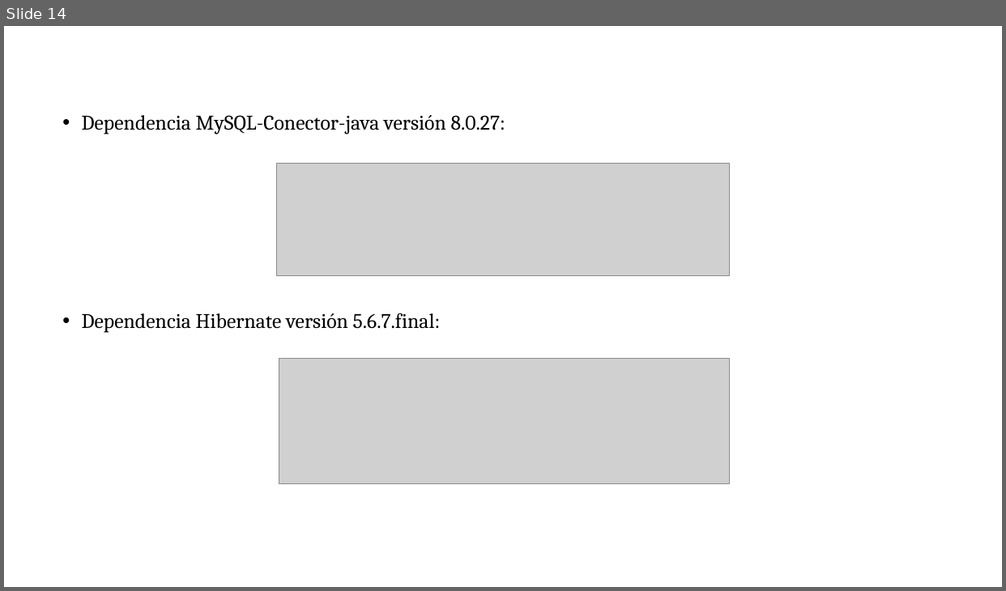
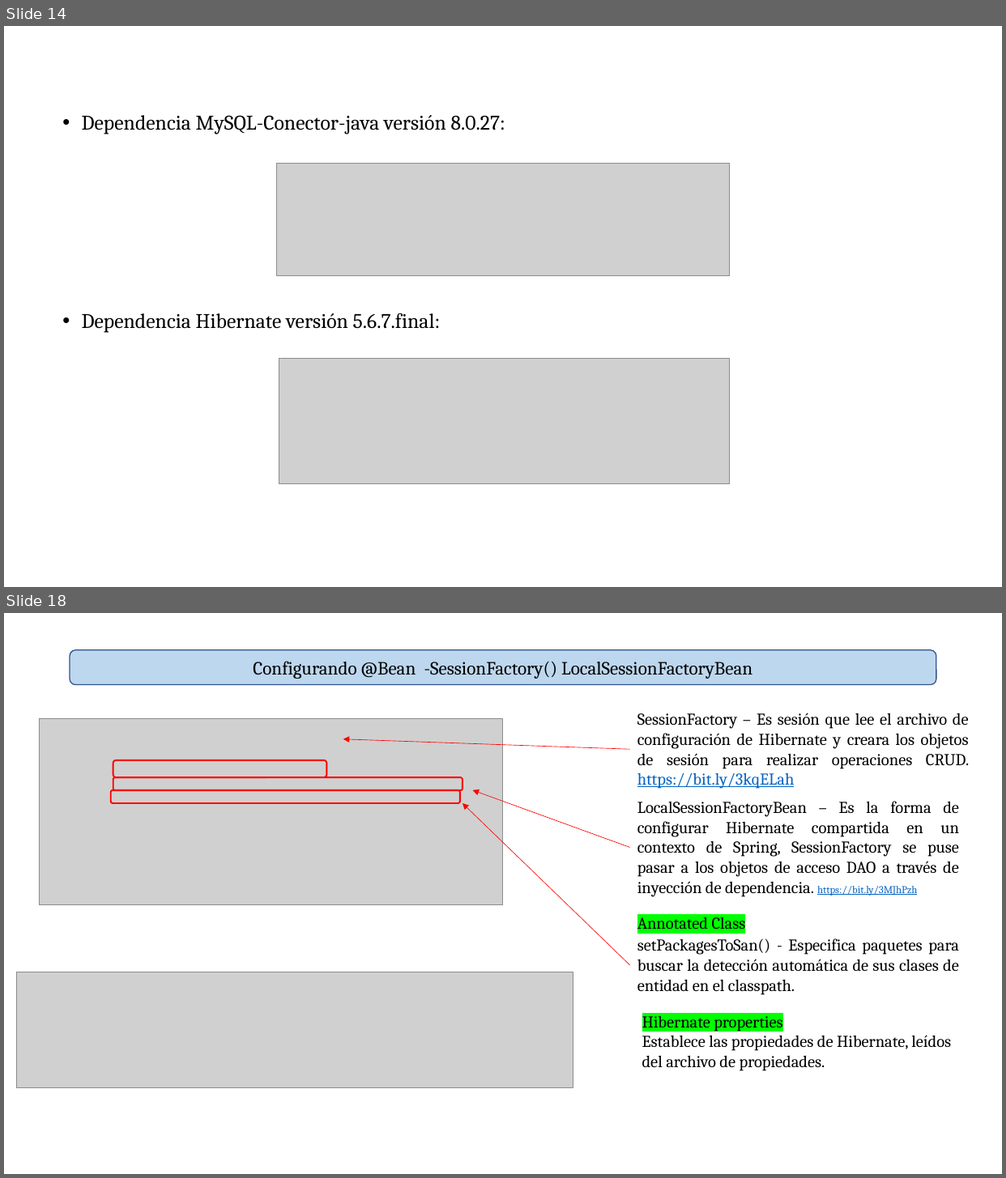
Before and after one commit to soycperez/persistencia-spring-framework, a slide deck: Persistencia con JDBC.pptx. Shown one above the other, each under a label of ours: slide 14 before the commit, slides 14 and 18 after it; the slides between them are not shown. The pictures are 1006x591 and 1006x1178 pixels, drawn with LibreOffice and Linux fonts; fonts in the diff are those of the drawing; grey boxes stand for pictures; background and template pictures are left out. Boxes give left, top, right and bottom in pixels: in the first picture for what was removed or moved away, otherwise in the second. Text is boxed around its words. In the diff, an @@ line names an element or a change of style, - is before the commit and + after.

Commit message:
Modificacion teorica sobre clases Hibernate

```diff
--- a/Persistencia con JDBC.pptx
+++ b/Persistencia con JDBC.pptx
@@ slide 18 added at (4,613,1002,1174), background picture (left out) @@
@@ rounded rectangle added at (70,650,937,685), fill #BDD7EE, outline #325491 1 pt, 18 pt, text #000000 @@
+Configurando @Bean -SessionFactory() LocalSessionFactoryBean
@@ picture added at (39,719,503,905) @@
@@ text added at (637,713,969,789), 16 pt, text #000000 @@
+SessionFactory – Es sesión que lee el archivo de configuración de Hibernate y creara los objetos de sesión para realizar operaciones CRUD. https://bit.ly/3kqELah
@@ arrow added from (630, 749) to (343, 739), #FF0000 0.5 pt @@
@@ rounded rectangle added at (113,760,326,777), outline #FF0000 1.5 pt @@
@@ rounded rectangle added at (113,777,463,790), outline #FF0000 1.5 pt @@
@@ rounded rectangle added at (111,790,461,803), outline #FF0000 1.5 pt @@
@@ arrow added from (630, 965) to (462, 803), #FF0000 0.5 pt @@
@@ arrow added from (630, 847) to (473, 790), #FF0000 0.5 pt @@
@@ text added at (637,801,959,897), 16 pt, text #000000 @@
+LocalSessionFactoryBean – Es la forma de configurar Hibernate compartida en un contexto de Spring, SessionFactory se puse pasar a los objetos de acceso DAO a través de inyección de dependencia. https://bit.ly/3MJhPzh
@@ text added at (637,914,746,934), 16 pt, text #000000 @@
+Annotated Class
@@ text added at (637,939,959,995), 16 pt, text #000000 @@
+setPackagesToSan() - Especifica paquetes para buscar la detección automática de sus clases de entidad en el classpath.
@@ picture added at (17,973,573,1088) @@
@@ text added at (642,1012,951,1071), 16 pt, text #000000 @@
+Hibernate properties
+Establece las propiedades de Hibernate, leídos del archivo de propiedades.
```
Also in this commit, not shown: 1 slide changed, 3 other slides added.
